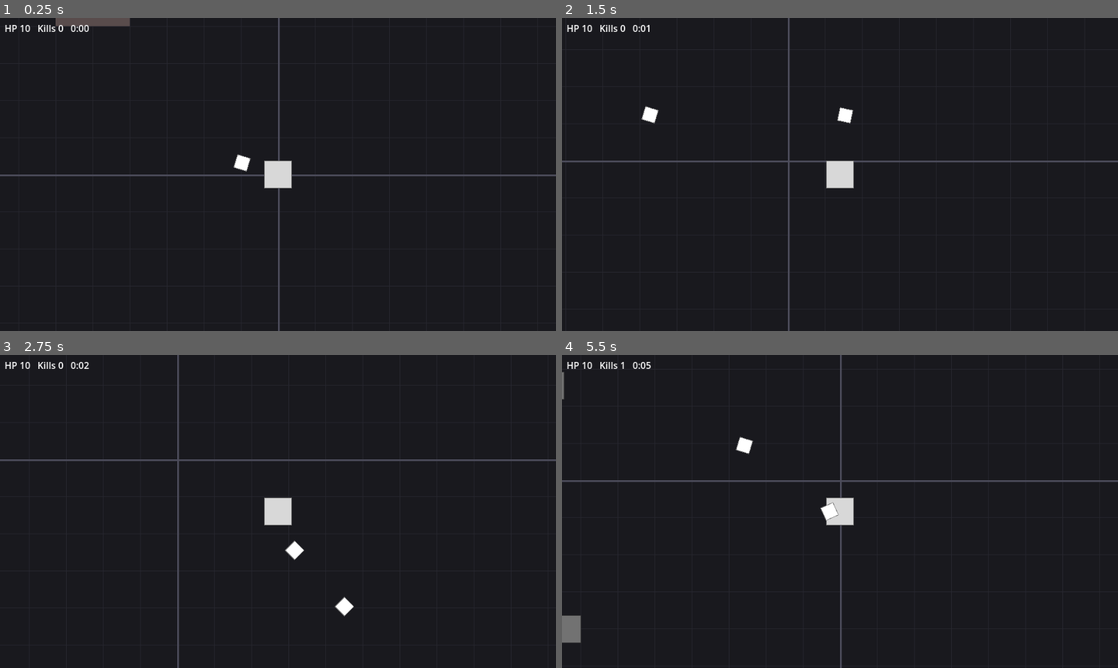
Above: before the commit, frames 1-4 (two rows, left to right).
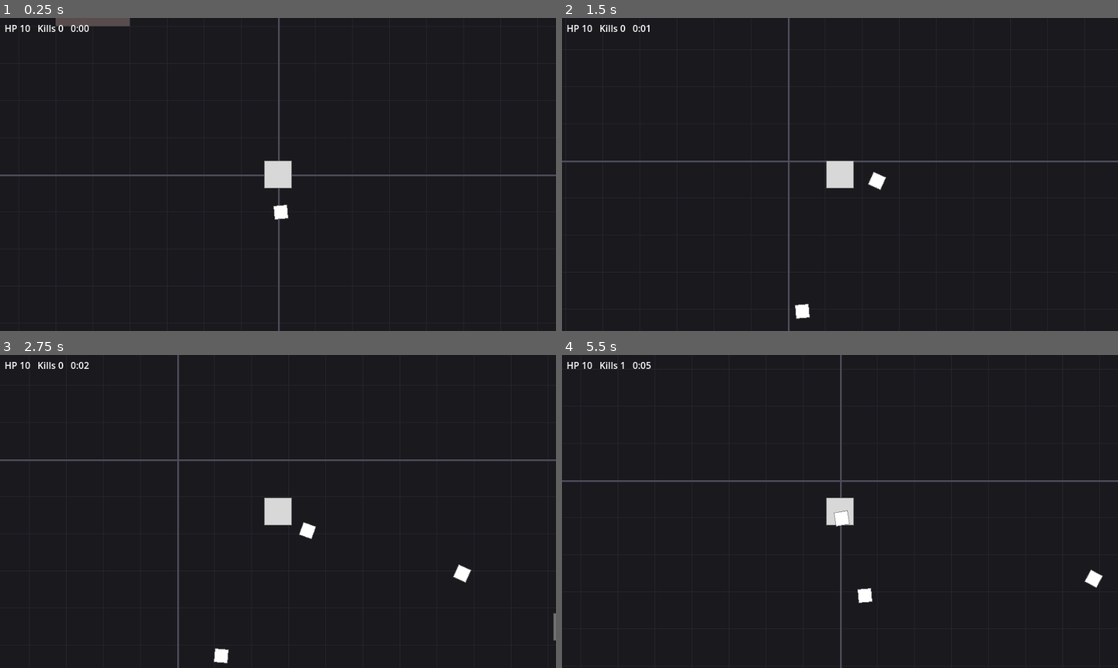
Above: after the commit, the same moments.

Repository: Veavictis/Abstractus
Game: Godot game, scene res://scenes/levels/test_level.tscn
Two runs of this game, one before a commit and one after it. Both use one fixed random seed, a clock stepped at 60 frames per second and the inputs below.
Inputs:
- Up to frame 1 (0.25 s): no input
- Up to frame 2 (1.5 s): hold D (move_right) 0.53-1.28 s; hold S (move_down) from 1.28 s (still down)
- Up to frame 3 (2.75 s): release S (move_down) at 2.03 s; hold D (move_right) from 2.03 s (still down)
- Up to frame 4 (5.5 s): release D (move_right) at 2.78 s; hold W (move_up) 2.78-3.53 s; hold A (move_left) 3.53-5.03 s; hold S (move_down) from 5.03 s (still down)

The runs differ from the first frame. In frame 1, 0.2% of the frame differs, in the area x 42-52%, y 43-65%; in frame 2, 0.5%; in frame 3, 0.6%; in frame 4, 0.9%, in the area x 0-98%, y 5-92%.

Commit message:
Block enemies and player shots with background obstacles
Enemies are now CharacterBody2D and slide along obstacles. Shots ray-check each
step against the obstacle layer and disappear on contact. Enemies no longer
spawn inside an obstacle.

Co-Authored-By: Claude Opus 5.5 (1M context) <noreply@anthropic.com>

Diff:
--- a/scenes/actors/enemy.gd
+++ b/scenes/actors/enemy.gd
@@ -1,6 +1,7 @@
 class_name Enemy
-extends Area2D
+extends CharacterBody2D
 ## Test enemy: walks straight at the player and dies after `max_health` hits.
+## It slides along obstacles instead of walking through them.
 ## Every number here is a placeholder to tune in the Inspector.
 
 signal killed
@@ -23,7 +24,8 @@
 	if not is_instance_valid(target):
 		return
 	var direction := global_position.direction_to(target.global_position)
-	position += direction * speed * delta
+	velocity = direction * speed
+	move_and_slide()
 	if direction.x != 0.0:
 		_sprite.flip_h = direction.x < 0.0
 
--- a/scenes/actors/enemy.tscn
+++ b/scenes/actors/enemy.tscn
@@ -6,10 +6,10 @@
 [sub_resource type="CircleShape2D" id="CircleShape2D_enemy"]
 radius = 16.0
 
-[node name="Enemy" type="Area2D"]
+[node name="Enemy" type="CharacterBody2D"]
 collision_layer = 2
-collision_mask = 0
-monitoring = false
+collision_mask = 8
+motion_mode = 1
 script = ExtResource("1_enemy")
 
 [node name="Sprite" type="Sprite2D" parent="."]
--- a/scenes/actors/player.gd
+++ b/scenes/actors/player.gd
@@ -41,7 +41,7 @@
 			_fire_cooldown = fire_interval
 
 	_hurt_cooldown -= delta
-	if _hurt_cooldown <= 0.0 and _hurtbox.has_overlapping_areas():
+	if _hurt_cooldown <= 0.0 and _hurtbox.has_overlapping_bodies():
 		_take_hit(1)
 		_hurt_cooldown = hurt_interval
 
--- a/scenes/actors/player_shot.gd
+++ b/scenes/actors/player_shot.gd
@@ -1,7 +1,11 @@
 class_name PlayerShot
 extends Area2D
 ## Test auto-attack shot: flies straight, hits the first enemy it touches.
+## It disappears when it hits an obstacle.
 ## The art is drawn facing right; the shot rotates to its direction.
+
+## Collision layer 4, "obstacles".
+const OBSTACLE_MASK := 8
 
 @export var speed := 300.0
 @export var damage := 1
@@ -12,15 +16,20 @@
 
 func _ready() -> void:
 	rotation = direction.angle()
-	area_entered.connect(_on_area_entered)
+	body_entered.connect(_on_body_entered)
 	get_tree().create_timer(lifetime).timeout.connect(queue_free)
 
 
 func _physics_process(delta: float) -> void:
+	var start := global_position
 	position += direction * speed * delta
+	# A ray along this frame's step finds obstacles, even thin ones a fast shot would skip.
+	var ray := PhysicsRayQueryParameters2D.create(start, global_position, OBSTACLE_MASK)
+	if not get_world_2d().direct_space_state.intersect_ray(ray).is_empty():
+		queue_free()
 
 
-func _on_area_entered(area: Area2D) -> void:
-	if area is Enemy and not is_queued_for_deletion():
-		area.hit(damage)
+func _on_body_entered(body: Node2D) -> void:
+	if body is Enemy and not is_queued_for_deletion():
+		body.hit(damage)
 		queue_free()
--- a/scenes/levels/test_level.gd
+++ b/scenes/levels/test_level.gd
@@ -37,11 +37,26 @@
 
 
 func _spawn_enemy() -> void:
+	var spawn_position: Variant = _free_spawn_position()
+	if spawn_position == null:
+		return
 	var enemy: Enemy = ENEMY_SCENE.instantiate()
-	enemy.position = _player.position + Vector2.from_angle(randf() * TAU) * spawn_distance
+	enemy.position = spawn_position
 	enemy.target = _player
 	enemy.killed.connect(func() -> void: _kills += 1)
 	add_child(enemy)
+
+
+## A random point `spawn_distance` from the player that isn't inside an obstacle,
+## or null when every try lands in one.
+func _free_spawn_position() -> Variant:
+	var query := PhysicsPointQueryParameters2D.new()
+	query.collision_mask = 8
+	for attempt in 8:
+		query.position = _player.position + Vector2.from_angle(randf() * TAU) * spawn_distance
+		if get_world_2d().direct_space_state.intersect_point(query, 1).is_empty():
+			return query.position
+	return null
 
 
 func _update_hud() -> void:
Not shown, changed: docs/test-level.md
